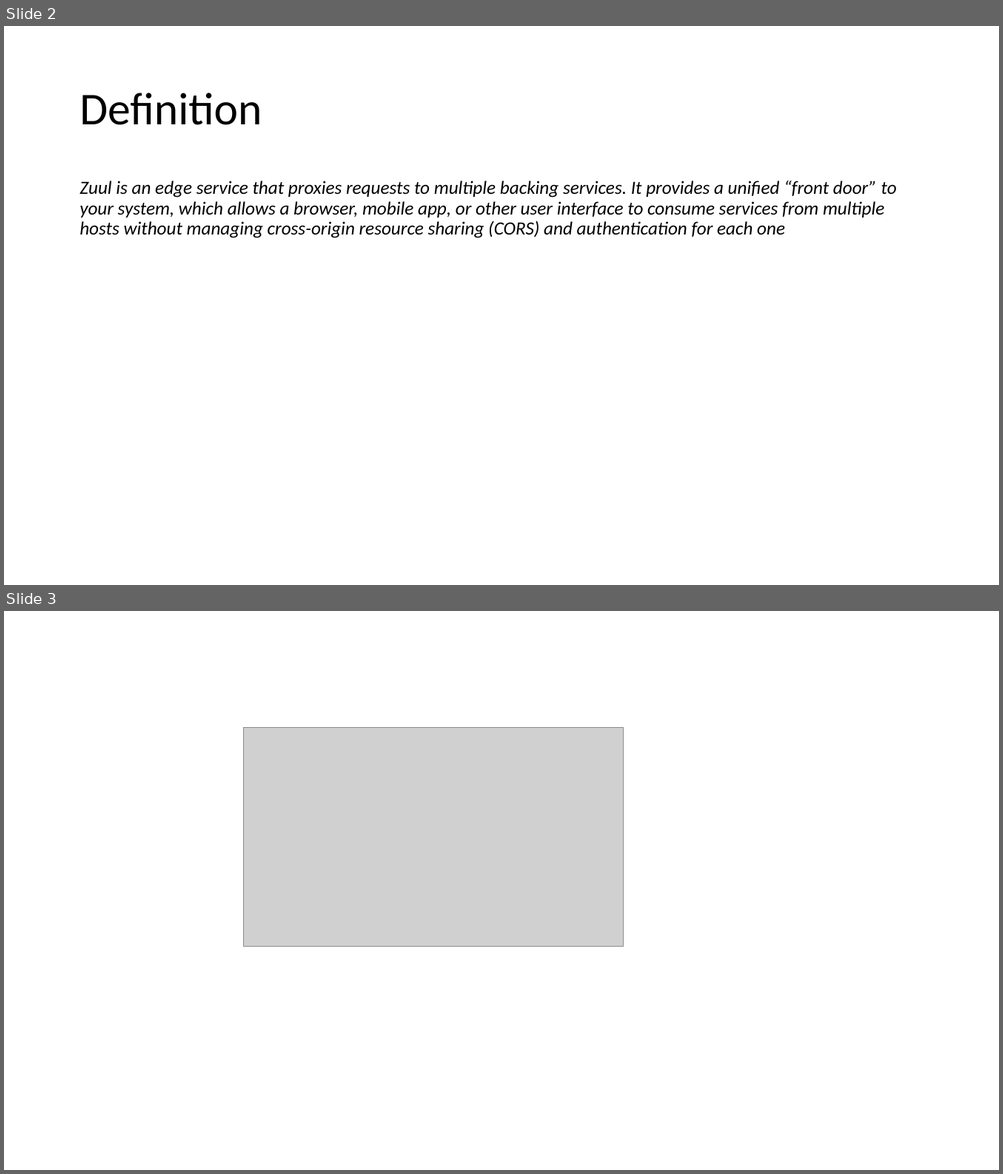
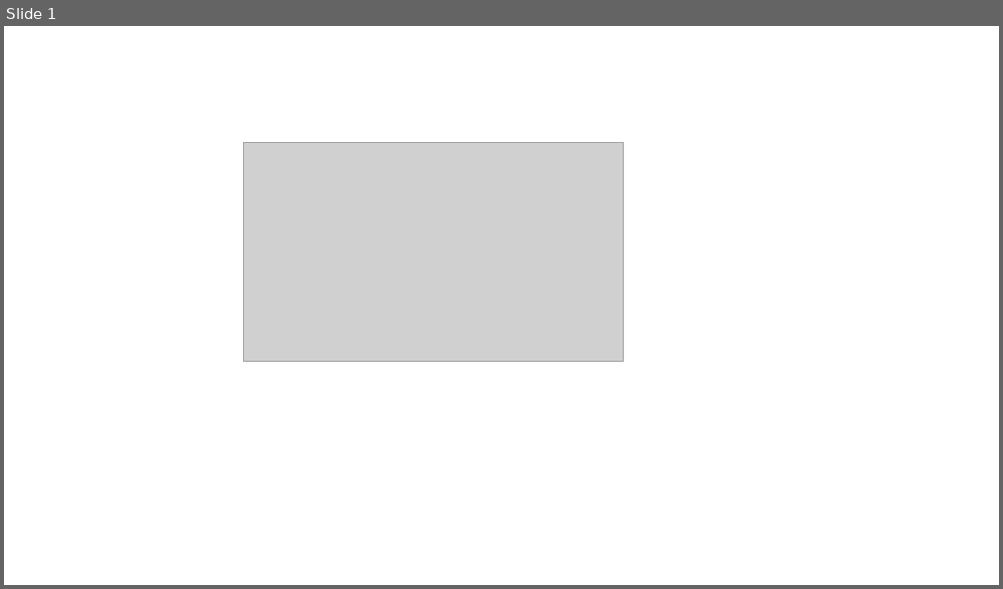
Before and after one commit to falcon-sky/tcs_microservice_training, a slide deck: Day5/Spring_cloud.pptx. Shown one above the other, each under a label of ours: slides 2 and 3 before the commit, slide 1 after it. The pictures are 1003x1174 and 1003x589 pixels, drawn with LibreOffice and Linux fonts; fonts in the diff are those of the drawing; grey boxes stand for pictures. Boxes give left, top, right and bottom in pixels: in the first picture for what was removed or moved away, otherwise in the second. Text is boxed around its words. In the diff, an @@ line names an element or a change of style, - is before the commit and + after.

```diff
--- a/Day5/Spring_cloud.pptx
+++ b/Day5/Spring_cloud.pptx
@@ slide 2 removed at (4,26,999,585), background #FFFFFF @@
@@ text removed at (79,93,262,125) @@
-Definition
@@ text removed at (79,181,896,238) @@
-Zuul is an edge service that proxies requests to multiple backing services. It provides a unified “front door” to your system, which allows a browser, mobile app, or other user interface to consume services from multiple hosts without managing cross-origin resource sharing (CORS) and authentication for each one
@@ what was slide 3 is now slide 1 @@
```
Also in this commit, not shown: 2 other slides removed, 1 other file.
